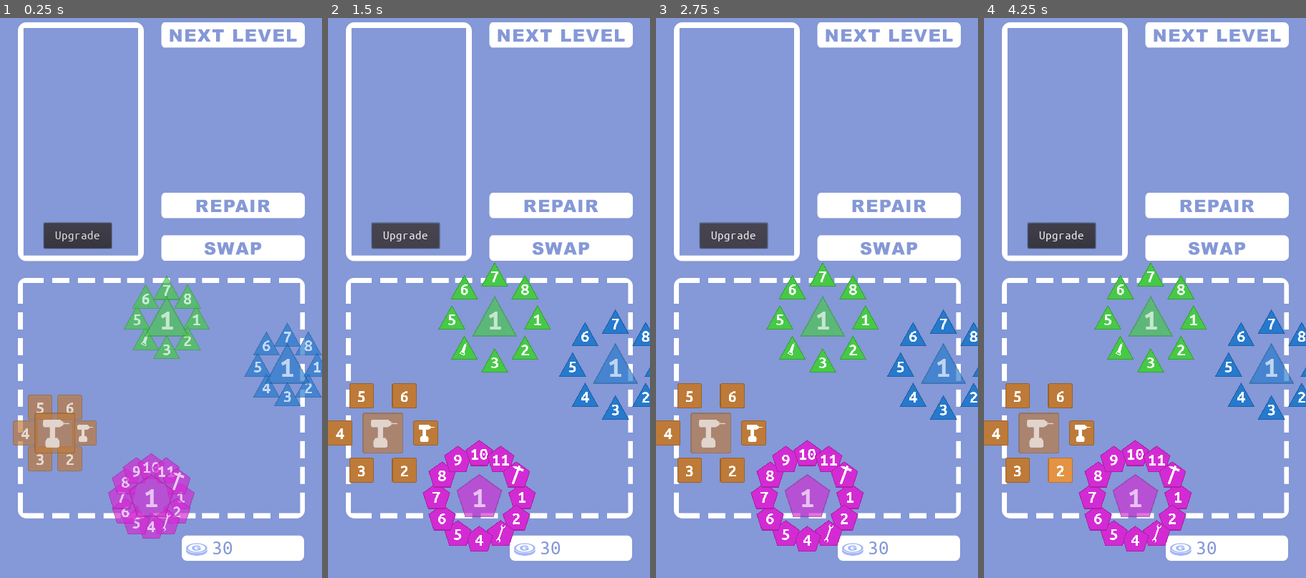
Above: before the commit, frames 1-4 (left to right).
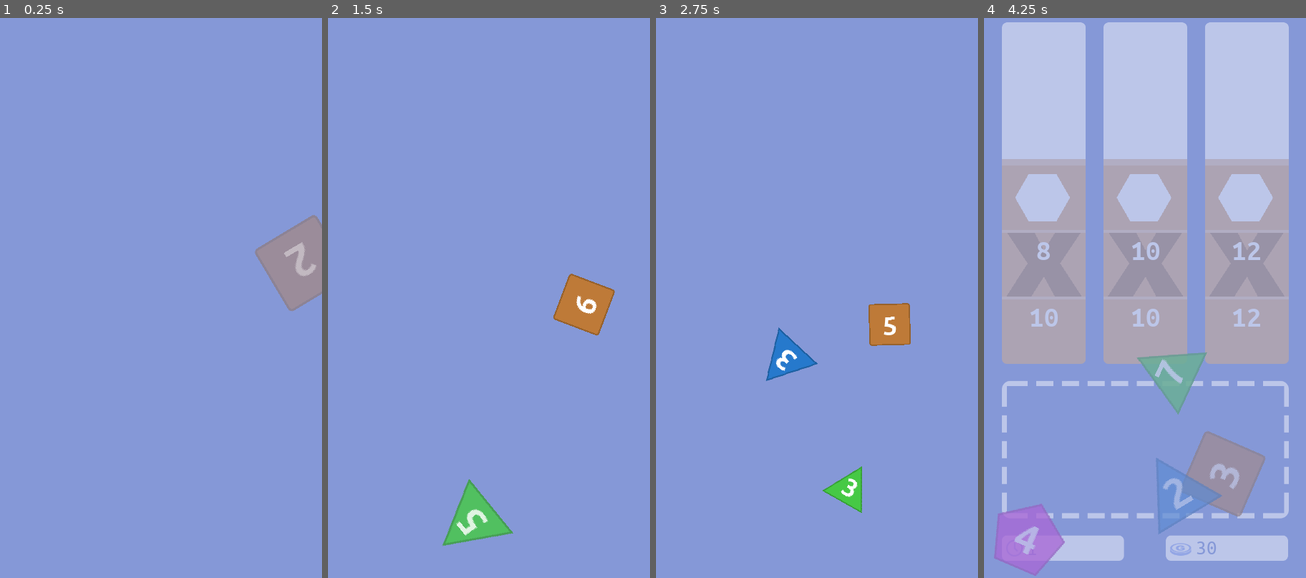
Above: after the commit, the same moments.

Repository: matzebond/DiceRepair
Game: Godot game, scene res://scenes/screens/RootNode.tscn
Two runs of this game, one before a commit and one after it. Both use one fixed random seed, a clock stepped at 60 frames per second and the inputs below.
Inputs (mouse positions are in pixels of both pictures, inside the frame that each line leads up to):
- Up to frame 1 (0.25 s): no input
- Up to frame 2 (1.5 s): click (405, 236) at 0.5 s, where only the run before the commit has a clickable "Upgrade"; click (405, 236) at 1.25 s, where only the run before the commit has a clickable "Upgrade"
- Up to frame 3 (2.75 s): click (733, 236) at 2 s, where only the run before the commit has a clickable "Upgrade"
- Up to frame 4 (4.25 s): tap Enter (ui_accept) at 2.75 s; drag from (1080, 432) to (1145, 398) at 2.77 s; drag from (1061, 471) to (1145, 398) at 3.52 s

The runs differ from the first frame. In frame 1, 23% of the frame differs, in the area x 4-100%, y 0-97%; in frame 2, 24%; in frame 3, 24%; in frame 4, 66%, in the area x 0-100%, y 0-100%.

Commit message:
Refactored random_die_pos

Diff:
--- a/scenes/jobs/Job.gd
+++ b/scenes/jobs/Job.gd
@@ -21,7 +21,6 @@
 func _ready():
     steps_min = 2 + floor(root.game_round / 2.0)
     steps_max = 2 + ceil(root.game_round / 2.0)
-    print(root.game_round)
     update_tool()
 
 func update_tool():
--- a/scenes/screens/GameScript.gd
+++ b/scenes/screens/GameScript.gd
@@ -32,30 +32,13 @@
     for die in dice:
         var area = Rect2($DieArea.global_position, 2 * $DieArea.scale * Vector2(100,100))
         area.position -= area.size / 2
-        die.position = random_die_pos(area)
+        die.position = get_tree().current_scene.random_die_pos(area)
         if die.get_parent() == null:
             self.add_child(die)
         die.roll()
 
     if ready:
         finish_possible()
-
-func random_die_pos(area):
-    var iter = 0
-    var pos
-    while iter < 1000:
-        var x = area.position.x + rand_range(0, area.size.x)
-        var y = area.position.y + rand_range(0, area.size.y)
-        pos = Vector2(x,y)
-        var pos_ok = true
-
-        for die in get_tree().get_nodes_in_group("die"):
-            if die.position.distance_to(pos) < DICE_MIN_DST:
-                pos_ok = false
-        if pos_ok:
-            return pos
-        iter += 1
-    return pos
 
 func finish_possible():
     if not is_finish_possible():
--- a/scenes/screens/RootScript.gd
+++ b/scenes/screens/RootScript.gd
@@ -11,6 +11,7 @@
 var active_scene
 var next_scene_name
 
+const DICE_MIN_DST = 120
 const TRANS_TIME = 1
 const START_MONEY = 30
 
@@ -35,7 +36,7 @@
     money = START_MONEY
     game_round = 0
     construct_dice()
-    load_scene(UpgradeScene)
+    load_scene(TutorialScene)
 
 func construct_dice():
     var color =  Color.from_hsv(rand_range(0,0.25), rand_range(0.6, 1), rand_range(0.8, 1))
@@ -99,9 +100,25 @@
     else:
         printerr("Invalid scene name '" + next_scene_name + "'")
 
+func random_die_pos(area, dice_min_dst=DICE_MIN_DST):
+    var iter = 0
+    var pos
+    while iter < 1000:
+        var x = area.position.x + rand_range(0, area.size.x)
+        var y = area.position.y + rand_range(0, area.size.y)
+        pos = Vector2(x,y)
+        var pos_ok = true
+
+        for die in get_tree().get_nodes_in_group("die"):
+            if die.position.distance_to(pos) < dice_min_dst:
+                pos_ok = false
+        if pos_ok:
+            return pos
+        iter += 1
+    return pos
+
 const MoneyParticles = preload("res://scenes/particles/MoneyParticles.tscn")
 func add_money(delta, position):
-
     add_child(MoneyParticles.instance().init(
         position, $MoneyParticlePos.position, abs(delta), self, "coin_arrived"))
 
--- a/scenes/screens/TutorialScript.gd
+++ b/scenes/screens/TutorialScript.gd
@@ -2,8 +2,6 @@
 const Die = preload("res://scenes/die/Die.tscn")
 const DieScript = preload("res://scenes/die/Die.gd")
 const DiePreview = preload("res://scenes/die/DiePreview.tscn")
-
-const DICE_MIN_DST = 260
 
 func end_scene():
     pass
@@ -49,28 +47,13 @@
 func add_die(die):
     var area = Rect2($DieArea.global_position, $DieArea.scale * 2 * Vector2(100,100))
     area.position -= area.size / 2
-    die.position = random_die_pos(area)
+    die.position = get_tree().current_scene.random_die_pos(area, 260)
     yield(get_tree(), "idle_frame")
     if die.get_parent() == null:
         self.add_child(die)
     die.roll()
 
-func random_die_pos(area):
-    var iter = 0
-    var pos
-    while iter < 1000:
-        var x = area.position.x + rand_range(0, area.size.x)
-        var y = area.position.y + rand_range(0, area.size.y)
-        pos = Vector2(x,y)
-        var pos_ok = true
 
-        for die in get_tree().get_nodes_in_group("die"):
-            if die.position.distance_to(pos) < DICE_MIN_DST:
-                pos_ok = false
-        if pos_ok:
-            return pos
-        iter += 1
-    return pos
 
 func get_next_scene():
     return "Game"
--- a/scenes/screens/UpgradeScript.gd
+++ b/scenes/screens/UpgradeScript.gd
@@ -21,29 +21,10 @@
     var zone = $ToolBench/DropArea
     var area = Rect2(zone.global_position, zone.scale * 2 * Vector2(100,100))
     area.position -= area.size / 2
-    die.position = random_die_pos(area)
+    die.position = get_tree().current_scene.random_die_pos(area)
     self.add_child(die)
 
     $ToolBench._on_DropArea_drop_item(die) # instantly open preview
 
-
-func random_die_pos(area):
-    var iter = 0
-    var pos
-    while iter < 1000:
-        var x = area.position.x + rand_range(0, area.size.x)
-        var y = area.position.y + rand_range(0, area.size.y)
-        pos = Vector2(x,y)
-        var pos_ok = true
-
-        for die in get_tree().get_nodes_in_group("die"):
-            if die.position.distance_to(pos) < DICE_MIN_DST:
-                pos_ok = false
-        if pos_ok:
-            return pos
-        iter += 1
-    return pos
-
-
 func get_next_scene():
     return "Game"
